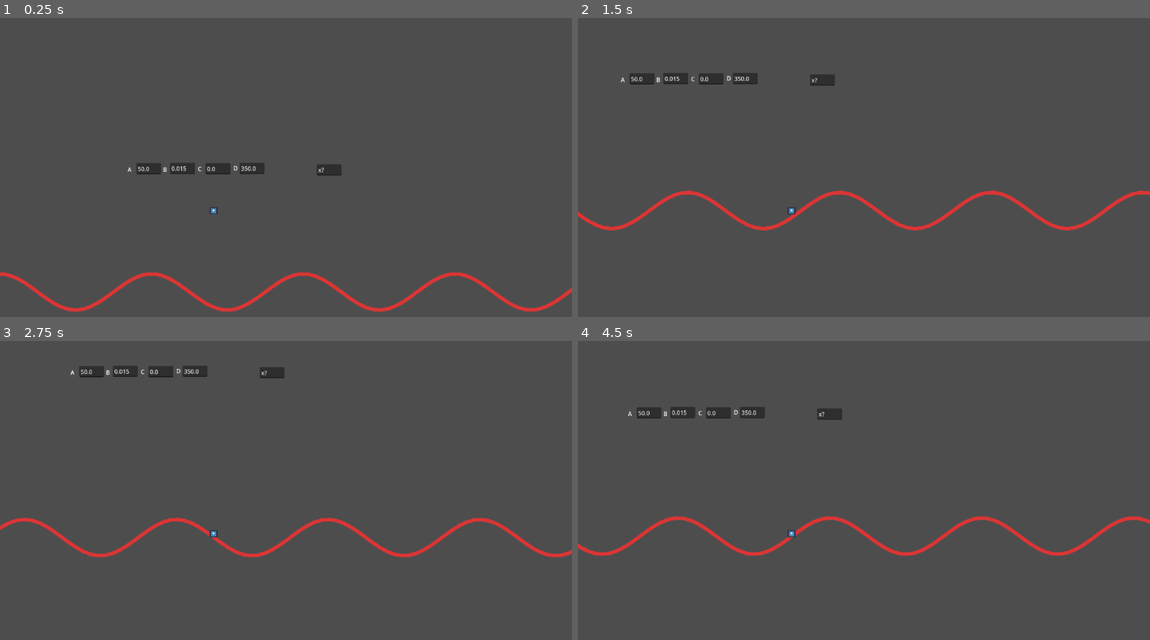
Above: before the commit, frames 1-4 (two rows, left to right).
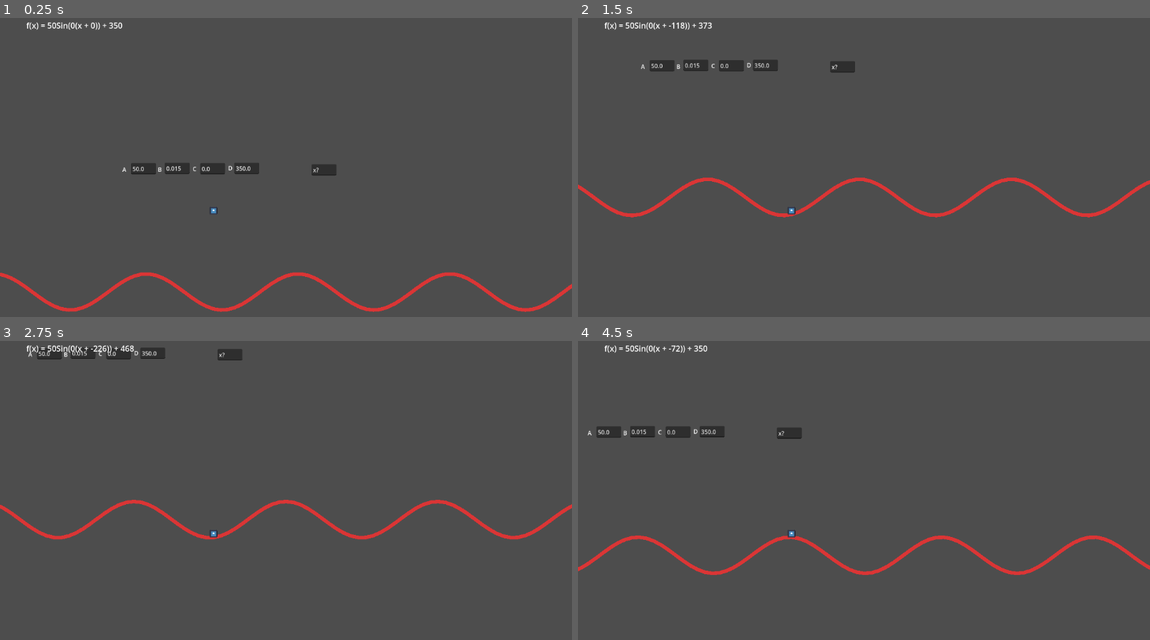
Above: after the commit, the same moments.

Repository: WillowMire/2025GameOffJam
Game: Godot game, scene res://arcade.tscn
The game is run twice, just before and just after one commit, with the same random seed, the same clock (stepped at 60 frames per second) and the same inputs. The engine's default icon, where the game draws it, is replaced by a stand-in: a white triangle on a blue panel in a dark square.
Inputs:
- Up to frame 1 (0.25 s): no input
- Up to frame 2 (1.5 s): hold Right (right) 0.53-1.28 s; hold Down (down) from 1.28 s (still down)
- Up to frame 3 (2.75 s): release Down (down) at 2.03 s; hold Right (right) from 2.03 s (still down)
- Up to frame 4 (4.5 s): release Right (right) at 2.78 s; hold Up (up) 2.78-3.53 s; hold Left (left) from 3.53 s (still down)

The runs differ from the first frame. In frame 1, 2.6% of the frame differs, in the area x 0-100%, y 1-99%; in frame 2, 4.1%; in frame 3, 4.4%; in frame 4, 4.5%, in the area x 0-100%, y 1-79%.

Commit message:
added function in top left corner that displays what is being changed about the Sine function. Tweaked some collision so player stops clipping through (hopefully)

Diff:
--- a/game-off-2025-sine-wave-game/arcade.tscn
+++ b/game-off-2025-sine-wave-game/arcade.tscn
@@ -5,17 +5,19 @@
 
 [sub_resource type="PhysicsMaterial" id="PhysicsMaterial_658re"]
 friction = 0.0
+absorbent = true
 
 [sub_resource type="CircleShape2D" id="CircleShape2D_4ltp0"]
 
 [sub_resource type="PhysicsMaterial" id="PhysicsMaterial_4ltp0"]
 friction = 0.0
 
-[node name="Arcade" type="Node2D" node_paths=PackedStringArray("player", "cam", "line")]
+[node name="Arcade" type="Node2D" node_paths=PackedStringArray("player", "cam", "sin_label", "line")]
 script = ExtResource("1_kjmcv")
 DEBUG = true
 player = NodePath("PlayerObject")
 cam = NodePath("PlayerObject/Camera2D")
+sin_label = NodePath("CanvasLayer/SinFunc")
 line = NodePath("SinWave")
 a_var = 50.0
 b_var = 0.015
@@ -146,10 +148,10 @@
 
 [node name="PlayerObject" type="RigidBody2D" parent="."]
 position = Vector2(276, 97)
-mass = 0.301
+mass = 0.1
 physics_material_override = SubResource("PhysicsMaterial_658re")
 lock_rotation = true
-continuous_cd = 2
+continuous_cd = 1
 
 [node name="CollisionShape2D" type="CollisionShape2D" parent="PlayerObject"]
 z_index = 2
@@ -175,6 +177,13 @@
 
 [node name="CanvasLayer" type="CanvasLayer" parent="."]
 
+[node name="SinFunc" type="Label" parent="CanvasLayer"]
+offset_left = 53.0
+offset_top = 48.0
+offset_right = 136.0
+offset_bottom = 131.0
+text = "f(x) = Asin(b(x+c))+d"
+
 [connection signal="text_submitted" from="DEBUG/A_Edit" to="." method="_on_a_edit_text_submitted"]
 [connection signal="text_submitted" from="DEBUG/B_Edit" to="." method="_on_b_edit_text_submitted"]
 [connection signal="text_submitted" from="DEBUG/C_Edit" to="." method="_on_c_edit_text_submitted"]
--- a/game-off-2025-sine-wave-game/arcade_main.gd
+++ b/game-off-2025-sine-wave-game/arcade_main.gd
@@ -4,9 +4,11 @@
 @export var DEBUG : bool
 @export var player : RigidBody2D
 @export var cam : Camera2D
+@export var sin_label : Label
 
 # GOAL
-# add sin wave function UI in top left
+# tune collision and movement to feel good
+# learn and configure viewport, then adjust wave size depending on viewport
 
 var sin_collision : CollisionShape2D
 var seg : SegmentShape2D
@@ -34,13 +36,26 @@
 	draw_wave()
 	start_sin_collision()
 	#poly_start_sin_collision()
+	update_sin_label()
 
-#might change to _physics_process if theres a problem
+#might change to _process if theres a problem
 func _physics_process(delta: float) -> void:
-	move_wave_data(delta)
+	push_player() # applies force to player, might move this to player
+	move_wave_data(delta) # controls wave by changing variables before
 	draw_wave()
 	update_sin_collision() #this may cause problems later, if so try making this and the draw function into lerps
 	#poly_update_sin_collision()
+	update_sin_label()
+
+func push_player():
+	player.apply_force(Vector2(50, 0))
+
+func update_sin_label():
+	var a = str(roundi(a_var))
+	var b = str(roundi(b_var))
+	var c = str(roundi(c_var))
+	var d = str(roundi(d_var))
+	sin_label.text = "f(x) = " + a + "Sin(" + b + "(x + " + c + ")) + " + d
 
 var sin_collision_array : Array[CollisionShape2D] #change to poly or normal depending on what sincollision im doing
 func start_sin_collision() -> void:
